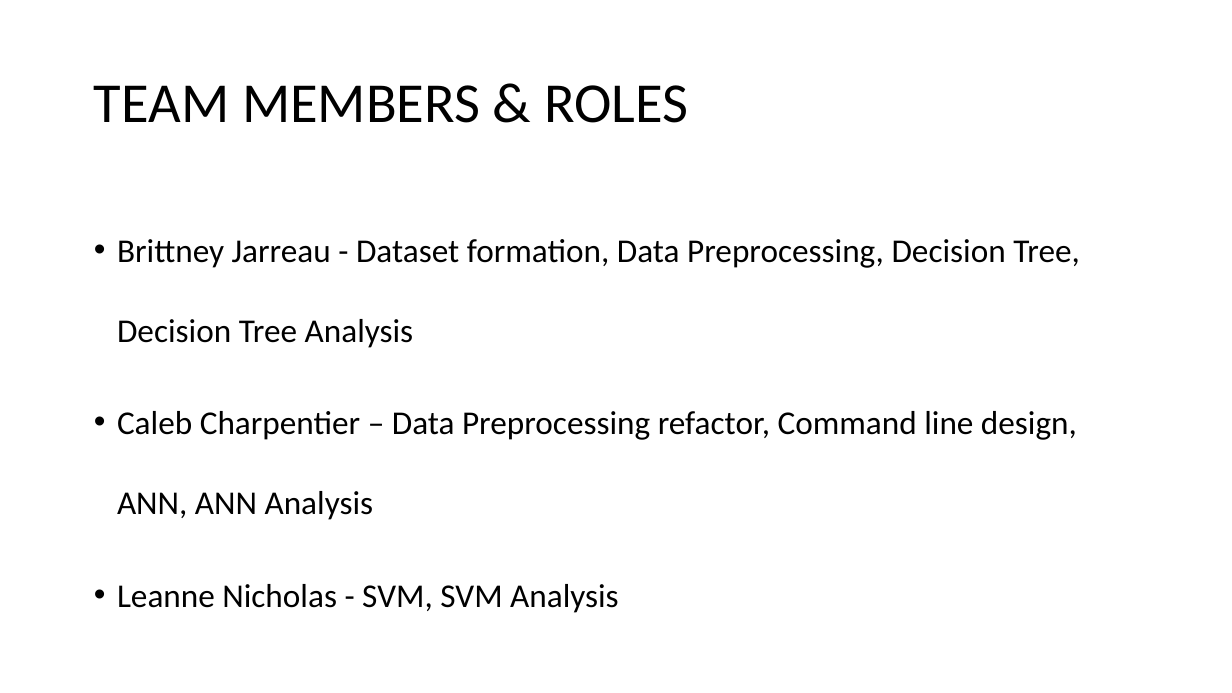
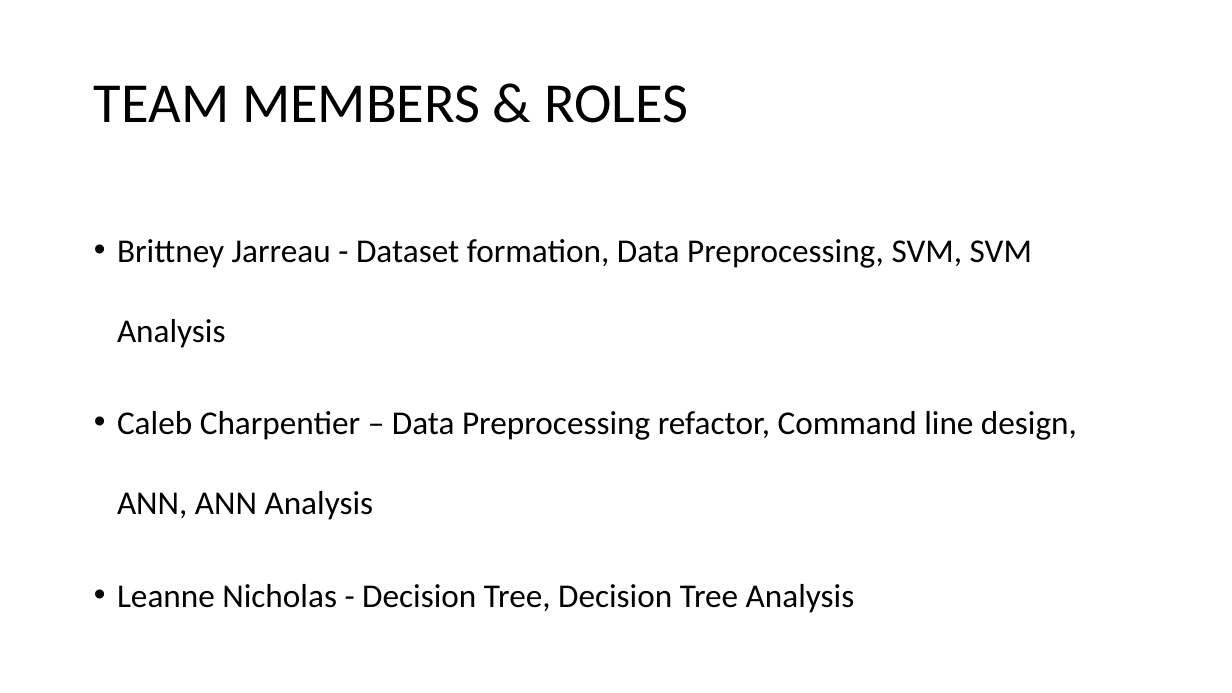
Before and after one commit to bjarreau/ML4MI, a slide deck: slide 2 of Project (1).pptx. Drawn at 1232x693 pixels with LibreOffice and Linux fonts; fonts in the diff are those of the drawing. Boxes give left, top, right and bottom in pixels: in the first picture for what was removed or moved away, otherwise in the second. Text is boxed around its words. In the diff, an @@ line names an element or a change of style, - is before the commit and + after.

```diff
--- a/Project (1).pptx
+++ b/Project (1).pptx
@@ text at (117,239,1032,348): text changed @@
-• Brittney Jarreau - Dataset formation, Data Preprocessing, Decision Tree, Decision Tree Analysis
+• Brittney Jarreau - Dataset formation, Data Preprocessing, SVM, SVM Analysis
@@ text at (117,584,855,613): text changed @@
-• Leanne Nicholas - SVM, SVM Analysis
+• Leanne Nicholas - Decision Tree, Decision Tree Analysis
```
